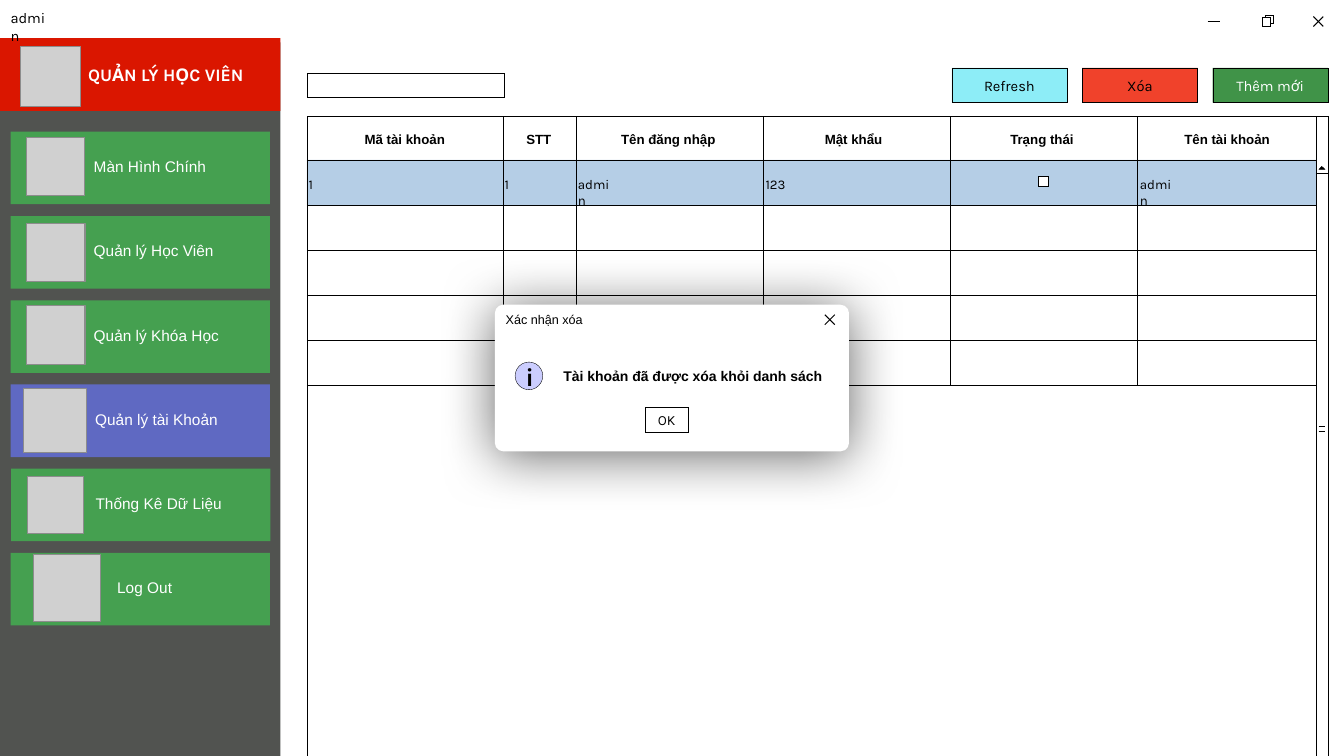
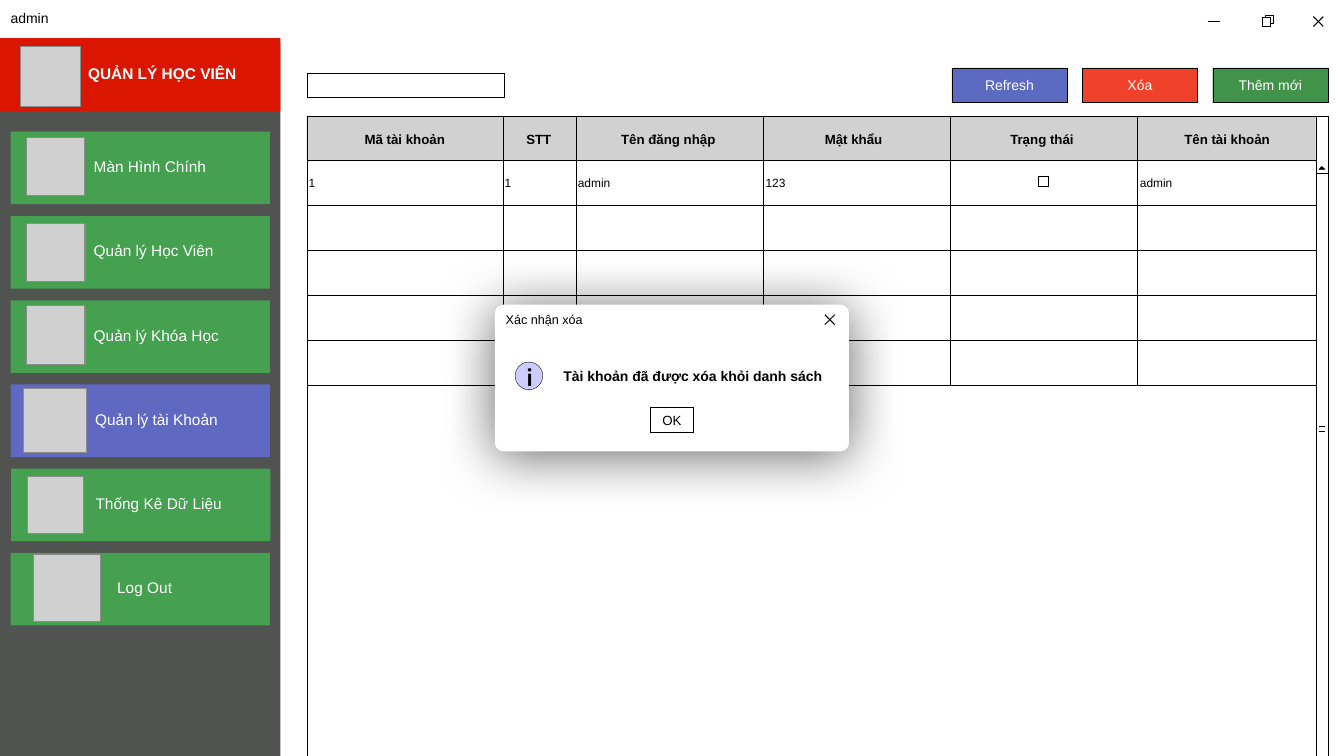
Before and after one commit to nthmaiii/QuanLySinhVien, a slide deck: slide 35 of Thiết kế giao diện.pptx (slide 19 before the commit). Drawn at 1344x756 pixels with LibreOffice and Linux fonts; fonts in the diff are those of the drawing; grey boxes stand for pictures; background and template pictures are left out. Boxes give left, top, right and bottom in pixels: in the first picture for what was removed or moved away, otherwise in the second. Text is boxed around its words. In the diff, an @@ line names an element or a change of style, - is before the commit and + after.

```diff
--- a/Thiết kế giao diện.pptx
+++ b/Thiết kế giao diện.pptx
@@ text "admin" at [11, 13, 49, 23]: size 10.5 to 10 pt, font Karla to Arial @@
@@ text "QUẢN LÝ HỌC VIÊN" at [88, 66, 236, 82]: size 12.5 to 11 pt, font Karla to Arial @@
@@ rectangle "Refresh" at [952, 68, 1067, 102]: size 10.5 to 10 pt, font Karla to Arial, text colour #000000 to #FFFFFF; fill #8DEDF7 to #5D6AC2 @@
@@ rectangle "Xóa" at [1083, 68, 1198, 102]: size 10.5 to 10 pt, font Karla to Arial, text colour #000000 to #FFFFFF @@
@@ rectangle "Thêm mới" at [1213, 68, 1328, 102]: size 10.5 to 10 pt, font Karla to Arial @@
@@ rectangle: place and size @@
-rectangle at [307, 160, 1316, 206]
+rectangle at [307, 116, 1316, 160]
@@ rectangle at [307, 116, 1316, 160]: fill #B5CEE6 to #D1D1D1 @@
@@ size 9.5 to 8.5 pt, font Karla to Arial in 5 elements at [309, 179, 316, 187], [505, 179, 512, 187], [766, 178, 786, 187], [578, 178, 610, 187], [1140, 178, 1172, 187] @@
@@ rectangle "OK": place and size @@
-rectangle "OK" at [645, 407, 689, 433]
+rectangle "OK" at [650, 407, 694, 433]
@@ rectangle "OK" at [650, 407, 694, 433]: size 10 to 9.5 pt, font Karla to Arial @@
```
Also in this commit, not shown: 21 other slides changed, 17 slides added.
